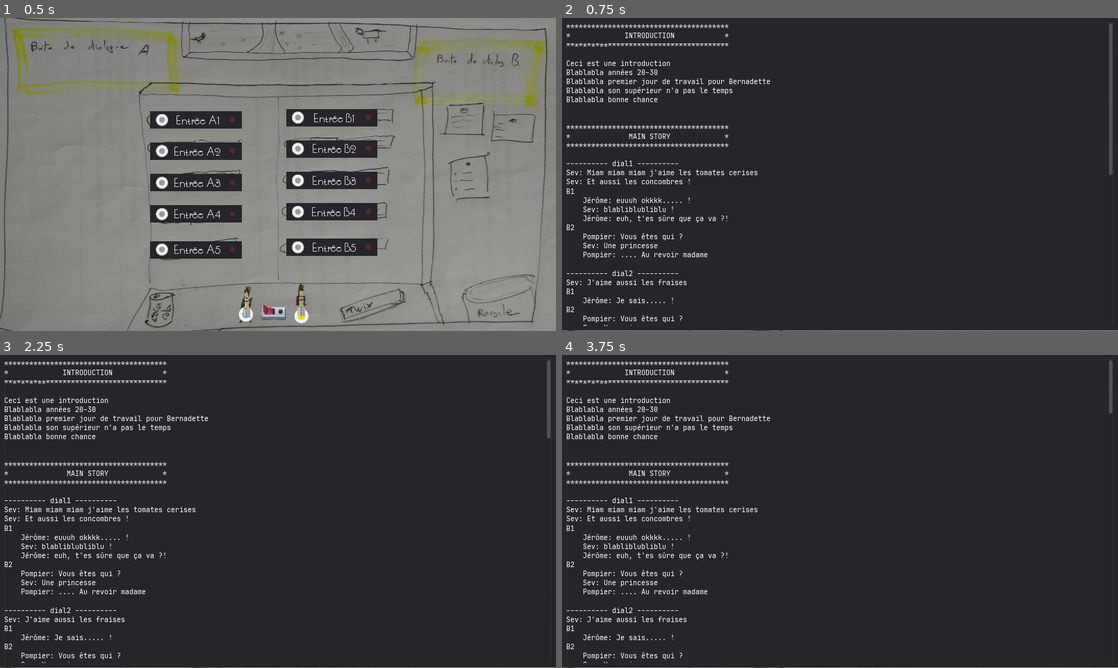
Above: before the commit, frames 1-4 (two rows, left to right).
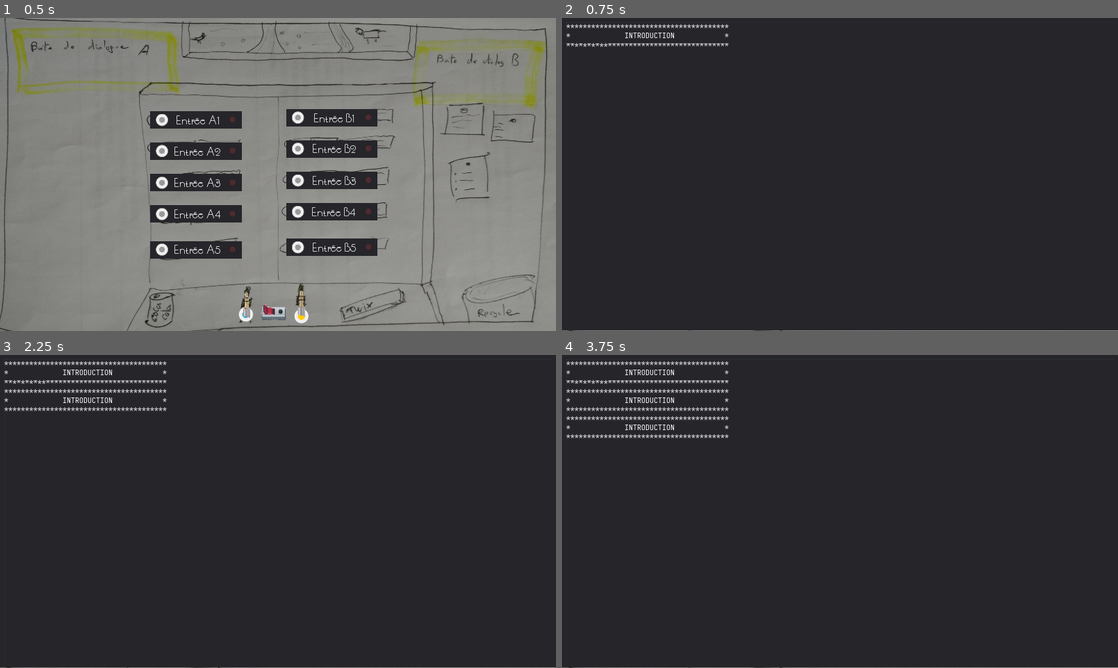
Above: after the commit, the same moments.

Repository: Nutriz/GodotWildJam21
Game: Godot game, scene res://Game.tscn
The game is run twice, just before and just after one commit, with the same random seed, the same clock (stepped at 60 frames per second) and the same inputs.
Inputs (mouse positions are in pixels of both pictures, inside the frame that each line leads up to):
- Up to frame 1 (0.5 s): no input
- Up to frame 2 (0.75 s): tap Enter (debug) at 0.5 s; move the mouse to (723, 121) at 0.52 s; click (723, 121) at 0.67 s
- Up to frame 3 (2.25 s): tap Space (skip) at 1.25 s; move the mouse to (161, 489) at 1.27 s; click (161, 489) at 1.42 s; tap Enter (debug) at 2 s; move the mouse to (161, 520) at 2.02 s; click (161, 520) at 2.17 s
- Up to frame 4 (3.75 s): tap Space (skip) at 2.75 s; move the mouse to (723, 552) at 2.77 s; click (723, 552) at 2.92 s; tap Enter (debug) at 3.5 s; move the mouse to (723, 586) at 3.52 s; click (723, 586) at 3.67 s

Frame 1 is identical in both runs. In frame 2, 3.2% of the frame differs, in the area x 0-99%, y 1-99%; in frame 3, 3.5%; in frame 4, 3.8%.
Error after the commit: Invalid get index 'introduction_fr' (on base: 'Dictionary'). (res://Scripts/Global.gd:16)

Commit message:
Updated JSON dialogues

Diff:
--- a/Assets/Dialogues/dialogues.json.gd
+++ b/Assets/Dialogues/dialogues.json.gd
@@ -1,78 +1,192 @@
 {
-	"characters": {
-		"B1": "Jean",
-		"B2": "Alfred",
-		"B3": "Fantomas",
-		"B4": "Louis",
-		"B5": "Pompier"
+	"output_characters": {
+		"B1": "Josiane",
+		"B2": "na",
+		"B3": "na",
+		"B4": "na",
+		"B5": "na",
+		"B6": "pompier"
 	},
-	"introduction_fr": [
-		"Ceci est une introduction",
-		"Blablabla années 20-30",
-		"Blablabla premier jour de travail pour Bernadette",
-		"Blablabla son supérieur n'a pas le temps",
-		"Blablabla bonne chance"
-	],
-	"introduction_en": [
-		"This is an introduction...",
-		"This is an introduction...",
-		"This is an introduction...",
-		"This is an introduction...",
-		"This is an introduction..."
+	"story_introduction_fr": [
+		"Vous ête Bernadette, une jeune femme de 20 ans qui vient de trouver un emploi dans les telecommunications. Vous allez relier relier les correspondants appellant aux destinataire. Ce qui en 1922 est un assez bon job. Ceci est votre premier jour et vous êtes inexpérimentée, mais après tout, ça ne doit pas être bien compliqué comme job"
+	],
+	"story_introduction_en": [
+		"TODO"
+	],
+	"boss_dialogue_fr": [
+		"Bonjour Bernadette, heureux de vous avoir dans notre équipe, au sein de La Gaule Connectée",
+		"J'espère que votre premier jour de travail se passera bien",
+		"Votre travail consiste à prendre le jack rouge et le brancher dans une des entrée quand il y a un appel",
+		"Après avoir écoute la personne, il faut la mettre en attente avec le bouton du milieu",
+		"Ensuite vous devez connecter le jack bleu à l'interlocuteur souhaité",
+		"Pour finir, il ne vous reste plus qu'à désactiver la mise en attente",
+		"La conversation défile sous vos yeux, mais vous n'avez pas le droit de la lire, La Gaule Connectée respect les conversations privées",
+		"Oups j'ai une urgence à régler, essayer de faire au mieux en attendant",
+		"Bonne chance",
+		"A oui j'oubliai, parfois le technicien fait des bourdes..."
+	],
+	"boss_dialogue_en": [
+		"TODO"
+	],
+	"tech_man_fr": [
+		{
+			"text_fr": "Oula je crois que je me suis encore trompé. Ah non ouf, c'est bon, tout roule !",
+			"text_en": "TODO",
+			"change_count": 0
+		},
+		{
+			"text_fr": "euh, désolé Bernadette, mais il y a eu un problème, j'ai du échanger l'entrée $A avec l'entrée $B",
+			"text_en": "TODO",
+			"change_count": 1
+		},
+		{
+			"text_fr": "Oups, dans ma tête c'était pas claire, l'entrée $A échangé avec l'entrée $B. Et $C échangé avec l'entrée $D",
+			"text_en": "TODO",
+			"change_count": 2
+		}
+	],
+	"tech_man_en": [
+		"TODO"
 	],
 	"main_story": {
 		"dial1": [
 			{
+				"name": "Henri",
+				"pos": "caller",
+				"text_fr": "Bonjour, je dois absolument parler à Josiane, c'est très important.",
+				"text_en": ""
+			},
+			{
 				"name": "Sev",
 				"pos": "caller",
-				"text_fr": "Miam miam miam j'aime les tomates cerises",
-				"text_en": ""
-			},
-			{
-				"name": "Sev",
-				"pos": "caller",
-				"text_fr": "Et aussi les concombres !",
+				"text_fr": "Pouvez-vous me mettre en relation avec elle ?",
 				"text_en": "",
 				"holding": true
 			},
 			{
 				"B1": [
 					{
-						"name": "Jérôme",
-						"pos": "called",
-						"text_fr": "euuuh okkkk..... !",
-						"text_en": ""
-					},
-					{
-						"name": "Sev",
-						"pos": "caller",
-						"text_fr": "blabliblubliblu !",
-						"text_en": ""
-					},
-					{
-						"name": "Jérôme",
-						"pos": "called",
-						"text_fr": "euh, t'es sûre que ça va ?!",
+						"name": "Josiane",
+						"pos": "called",
+						"text_fr": "Allo ?",
+						"text_en": ""
+					},
+					{
+						"name": "Henri",
+						"pos": "caller",
+						"text_fr": "Bonjour Josiane, c'est Henri. Nous nous sommes rencontré à montmartre la semaine dernière !",
+						"text_en": ""
+					},
+					{
+						"name": "Josiane",
+						"pos": "called",
+						"text_fr": "Ah oui Henri. Bonjour.",
+						"text_en": ""
+					},
+					{
+						"name": "Josiane",
+						"pos": "called",
+						"text_fr": "Attendez il faut que je vous laissez, rappelez moi.",
 						"text_en": ""
 					}
 				],
 				"B2": [
 					{
+						"name": "B2",
+						"pos": "called",
+						"text_fr": "Oui ?",
+						"text_en": ""
+					},
+					{
+						"name": "Henri",
+						"pos": "caller",
+						"text_fr": "Bonjour Josiane, c'est Henri.",
+						"text_en": ""
+					},
+					{
+						"name": "B2",
+						"pos": "called",
+						"text_fr": "Vous faites erreur, moi c'est B2",
+						"text_en": ""
+					}
+				],
+				"B3": [
+					{
+						"name": "B2",
+						"pos": "called",
+						"text_fr": "Oui ?",
+						"text_en": ""
+					},
+					{
+						"name": "Henri",
+						"pos": "caller",
+						"text_fr": "Bonjour Josiane, c'est Henri.",
+						"text_en": ""
+					},
+					{
+						"name": "B2",
+						"pos": "called",
+						"text_fr": "Vous faites erreur, moi c'est B2",
+						"text_en": ""
+					}
+				],
+				"B4": [
+					{
+						"name": "B2",
+						"pos": "called",
+						"text_fr": "Oui ?",
+						"text_en": ""
+					},
+					{
+						"name": "Henri",
+						"pos": "caller",
+						"text_fr": "Bonjour Josiane, c'est Henri.",
+						"text_en": ""
+					},
+					{
+						"name": "B2",
+						"pos": "called",
+						"text_fr": "Vous faites erreur, moi c'est B2",
+						"text_en": ""
+					}
+				],
+				"B5": [
+					{
+						"name": "B2",
+						"pos": "called",
+						"text_fr": "Oui ?",
+						"text_en": ""
+					},
+					{
+						"name": "Henri",
+						"pos": "caller",
+						"text_fr": "Bonjour Josiane, c'est Henri.",
+						"text_en": ""
+					},
+					{
+						"name": "B2",
+						"pos": "called",
+						"text_fr": "Vous faites erreur, moi c'est B2",
+						"text_en": ""
+					}
+				],
+				"B6": [
+					{
 						"name": "Pompier",
 						"pos": "called",
-						"text_fr": "Vous êtes qui ?",
-						"text_en": ""
-					},
-					{
-						"name": "Sev",
-						"pos": "caller",
-						"text_fr": "Une princesse",
-						"text_en": ""
-					},
-					{
-						"name": "Pompier",
-						"pos": "called",
-						"text_fr": ".... Au revoir madame",
+						"text_fr": "Oui ?",
+						"text_en": ""
+					},
+					{
+						"name": "Henri",
+						"pos": "caller",
+						"text_fr": "Bonjour Josiane, c'est Henri.",
+						"text_en": ""
+					},
+					{
+						"name": "B2",
+						"pos": "called",
+						"text_fr": "Vous faites erreur, moi c'est B2",
 						"text_en": ""
 					}
 				]
@@ -80,38 +194,44 @@
 		],
 		"dial2": [
 			{
-				"name": "Sev",
-				"pos": "caller",
-				"text_fr": "J'aime aussi les fraises",
+				"name": "Henri",
+				"pos": "caller",
+				"text_fr": "Il faut ABSOLUMENT que je reparle à Josiane",
 				"text_en": "",
 				"holding": true
 			},
 			{
 				"B1": [
 					{
-						"name": "Jérôme",
-						"pos": "called",
-						"text_fr": "Je sais..... !",
+						"name": "Josiane",
+						"pos": "called",
+						"text_fr": "Bonjour.",
+						"text_en": ""
+					},
+					{
+						"name": "Henri",
+						"pos": "caller",
+						"text_fr": "Bonjour Josiane, enfin !",
 						"text_en": ""
 					}
 				],
 				"B2": [
 					{
-						"name": "Pompier",
+						"name": "B2",
 						"pos": "called",
 						"text_fr": "Vous êtes qui ?",
 						"text_en": ""
 					},
 					{
-						"name": "Sev",
-						"pos": "caller",
-						"text_fr": "Une princesse",
-						"text_en": ""
-					},
-					{
-						"name": "Pompier",
-						"pos": "called",
-						"text_fr": ".... Au revoir madame",
+						"name": "Henri",
+						"pos": "caller",
+						"text_fr": "Je suis Henri",
+						"text_en": ""
+					},
+					{
+						"name": "B2",
+						"pos": "called",
+						"text_fr": "Je ne connais pas de Henri, bye.",
 						"text_en": ""
 					}
 				]
@@ -123,14 +243,14 @@
 			{
 				"name": "Barman",
 				"pos": "caller",
-				"text_fr": "C'est pour une commande de bières",
+				"text_fr": "Bonjour, c'est pour une commande de bières",
 				"text_en": "",
 				"holding": true
 			},
 			{
 				"B1": [
 					{
-						"name": "Lucien",
+						"name": "Josiane",
 						"pos": "called",
 						"text_fr": "J'adoreeee la météooooore",
 						"text_en": ""
@@ -138,7 +258,7 @@
 				],
 				"B2": [
 					{
-						"name": "Jaques",
+						"name": "B2",
 						"pos": "called",
 						"text_fr": "Désolé monsieur je ne suis pas la personne qu'il vous faut",
 						"text_en": ""
@@ -163,6 +283,14 @@
 				"B5": [
 					{
 						"name": "Chef",
+						"pos": "called",
+						"text_fr": "Moi je fais le manger, pas le boisson",
+						"text_en": ""
+					}
+				],
+				"B6": [
+					{
+						"name": "Pompier",
 						"pos": "called",
 						"text_fr": "Moi je fais le manger, pas le boisson",
 						"text_en": ""
@@ -214,6 +342,14 @@
 				"B5": [
 					{
 						"name": "B5",
+						"pos": "called",
+						"text_fr": "Tonnerre de Brest  !",
+						"text_en": ""
+					}
+				],
+				"B6": [
+					{
+						"name": "Pompier",
 						"pos": "called",
 						"text_fr": "Tonnerre de Brest  !",
 						"text_en": ""
